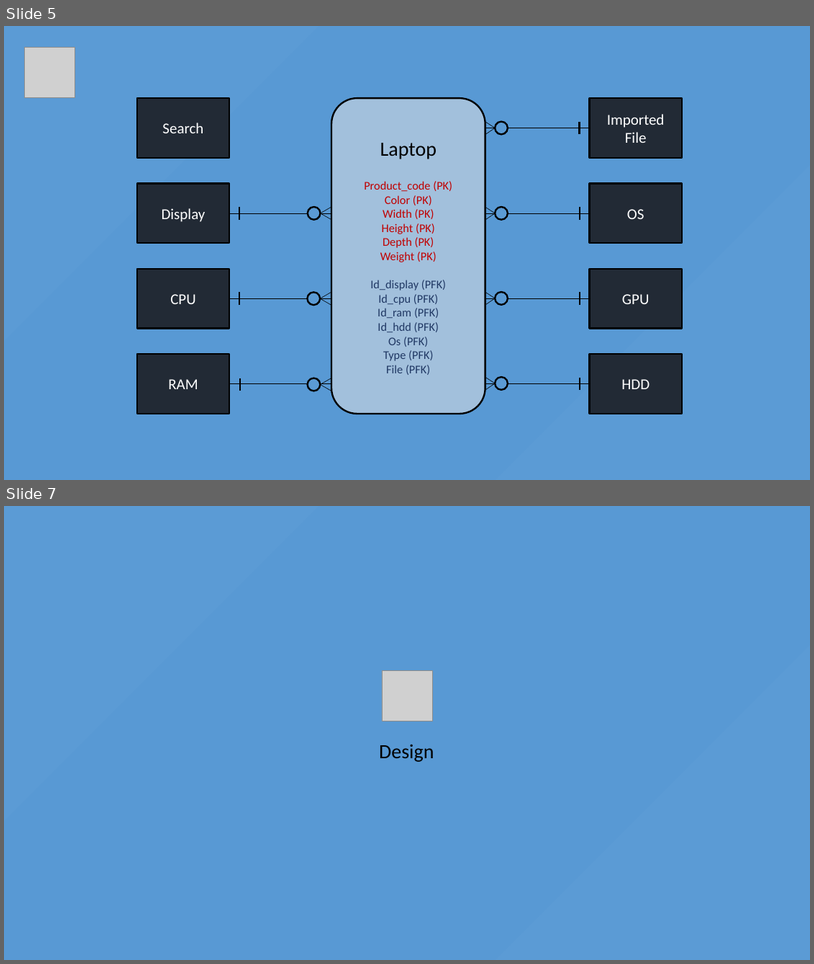
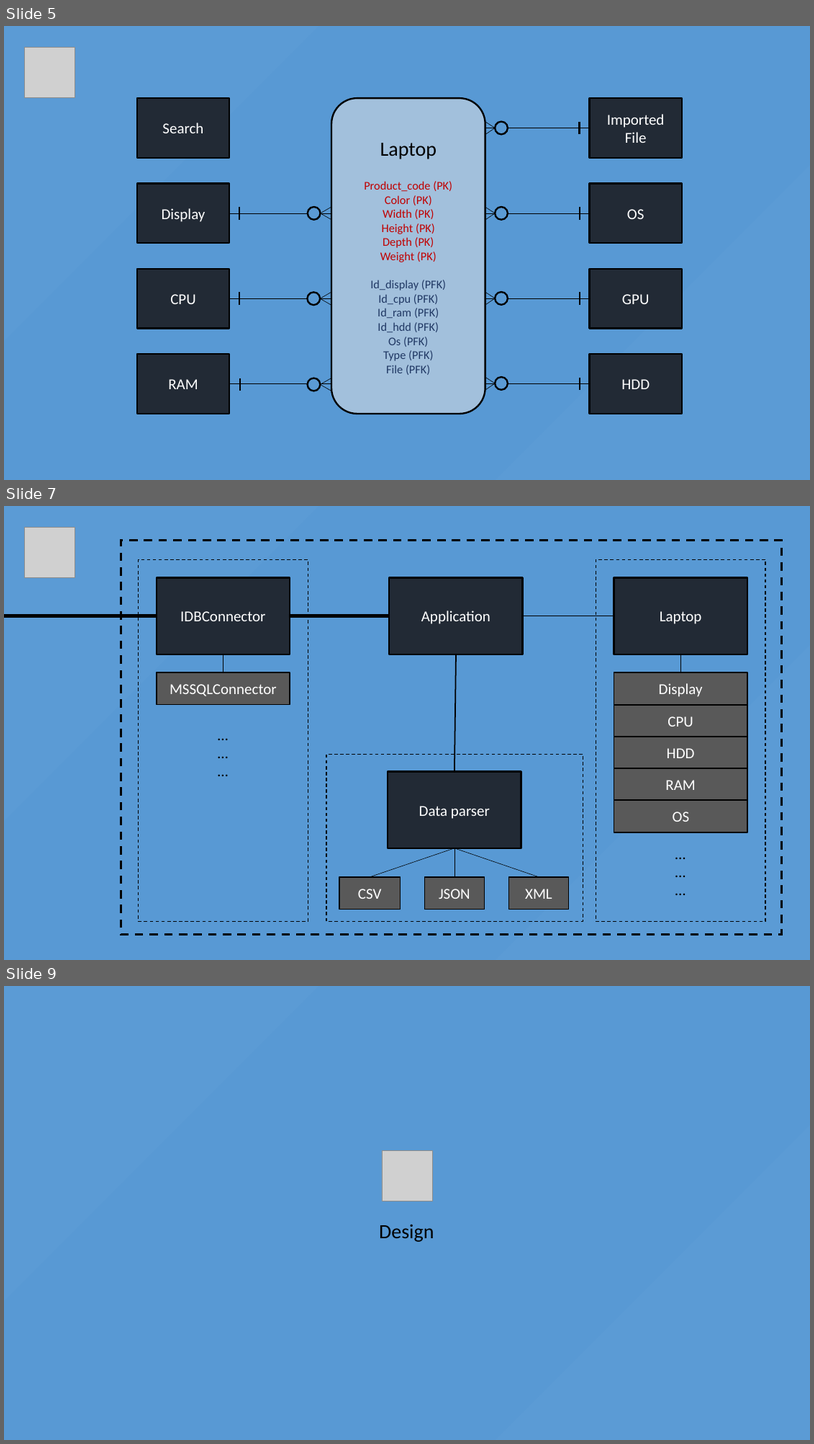
Before and after one commit to Tmthetom/rdb_project, a slide deck: Presentation/Presentation.pptx. Shown one above the other, each under a label of ours: slides 5 and 7 before the commit, slides 5, 7 and 9 after it; the slides between them are not shown. The pictures are 814x964 and 814x1444 pixels, drawn with LibreOffice and Linux fonts; fonts in the diff are those of the drawing; grey boxes stand for pictures. Boxes give left, top, right and bottom in pixels: in the first picture for what was removed or moved away, otherwise in the second. Text is boxed around its words. In the diff, an @@ line names an element or a change of style, - is before the commit and + after.

Commit message:
Updated Presentation with Text for speaking

```diff
--- a/Presentation/Presentation.pptx
+++ b/Presentation/Presentation.pptx
@@ slide 7 added at bbox=[4, 506, 810, 960], background gradient #5B9BD5 to #5899D4 @@
@@ picture added at bbox=[25, 527, 75, 577] @@
@@ rectangle added at bbox=[121, 540, 782, 934], outline #000000 2.5 pt dashed @@
@@ rectangle added at bbox=[139, 559, 309, 921], outline #000000 1 pt dashed @@
@@ rectangle added at bbox=[597, 559, 766, 921], outline #000000 1 pt dashed @@
@@ rectangle added at bbox=[157, 577, 290, 654], fill #222A35, outline #000000 2 pt, 18 pt, text #FFFFFF @@
+IDBConnector
@@ rectangle added at bbox=[389, 577, 523, 654], fill #222A35, outline #000000 2 pt, 18 pt, text #FFFFFF @@
+Application
@@ rectangle added at bbox=[615, 577, 748, 654], fill #222A35, outline #000000 2 pt, 18 pt, text #FFFFFF @@
+Laptop
@@ line added from (157, 616) to (4, 616), #000000 3.75 pt @@
@@ line added from (389, 616) to (290, 616), #000000 3.75 pt @@
@@ line added from (615, 616) to (523, 616), #000000 1.5 pt @@
@@ line added from (223, 654) to (223, 672), #000000 0.5 pt @@
@@ line added from (455, 772) to (456, 654), #000000 1.5 pt @@
@@ line added from (681, 672) to (681, 654), #000000 0.5 pt @@
@@ rectangle added at bbox=[157, 672, 290, 705], fill #595959, outline #000000 1.25 pt, 18 pt, text #FFFFFF @@
+MSSQLConnector
@@ rectangle added at bbox=[615, 672, 748, 705], fill #595959, outline #000000 1.25 pt, 18 pt, text #FFFFFF @@
+Display
@@ rectangle added at bbox=[615, 705, 748, 736], fill #595959, outline #000000 1.25 pt, 18 pt, text #FFFFFF @@
+CPU
@@ text added at bbox=[212, 722, 235, 783], 18 pt, text #000000 @@
+…
+…
+…
@@ rectangle added at bbox=[615, 736, 748, 769], fill #595959, outline #000000 1.25 pt, 18 pt, text #FFFFFF @@
+HDD
@@ rectangle added at bbox=[327, 754, 583, 921], outline #000000 1 pt dashed @@
@@ rectangle added at bbox=[388, 772, 522, 849], fill #222A35, outline #000000 2 pt, 18 pt, text #FFFFFF @@
+Data parser
@@ rectangle added at bbox=[615, 768, 748, 800], fill #595959, outline #000000 1.25 pt, 18 pt, text #FFFFFF @@
+RAM
@@ rectangle added at bbox=[615, 800, 748, 832], fill #595959, outline #000000 1.25 pt, 18 pt, text #FFFFFF @@
+OS
@@ line added from (370, 877) to (455, 848), #000000 0.5 pt @@
@@ line added from (455, 848) to (455, 877), #000000 0.5 pt @@
@@ line added from (540, 877) to (455, 848), #000000 0.5 pt @@
@@ text added at bbox=[670, 841, 693, 902], 18 pt, text #000000 @@
+…
+…
+…
@@ rectangle added at bbox=[340, 877, 401, 909], fill #595959, outline #000000 1.25 pt, 18 pt, text #FFFFFF @@
+CSV
@@ rectangle added at bbox=[425, 877, 485, 909], fill #595959, outline #000000 1.25 pt, 18 pt, text #FFFFFF @@
+JSON
@@ rectangle added at bbox=[509, 877, 568, 909], fill #595959, outline #000000 1.25 pt, 18 pt, text #FFFFFF @@
+XML
@@ what was slide 7 is now slide 9 @@
```
Also in this commit, not shown: 1 other slide added.
